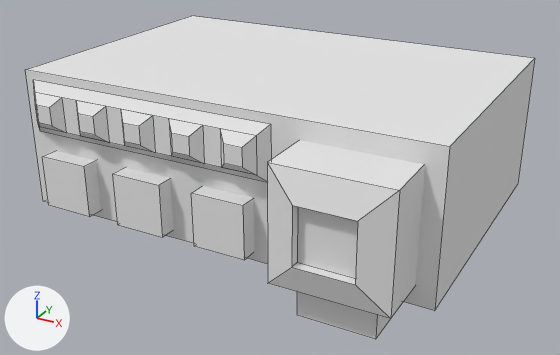
A saved change to the OBJ model mccore/src/main/resources/assets/ivv/objmodels/parts/radiocopradio.obj.
Both versions are drawn from a 50 mm camera at (0.317, -0.588, 0.308) aimed at (0.012, -0.033, 0.031). Lighting does not change. The marker at lower left points along +X, +Y and +Z. Mesh edges are drawn as thin lines. Where no turn or scale is listed for an object, it has been applied to the vertices.

Before the edit, the objects in view are built like this:
```python
ob_cube = bpy.data.objects.new('cube', me_cube)
ob_cube.location = (0.0, 0.0, 0.0)
ob_knob1 = bpy.data.objects.new('knob1', me_knob1)
ob_knob1.location = (0.0, 0.0, 0.0)
ob_knob2 = bpy.data.objects.new('knob2', me_knob2)
ob_knob2.location = (0.0, 0.0, 0.0)
ob_knob3 = bpy.data.objects.new('knob3', me_knob3)
ob_knob3.location = (0.0, 0.0, 0.0)
ob_led1 = bpy.data.objects.new('led1', me_led1)
ob_led1.location = (0.0, 0.0, 0.0)
ob_led2 = bpy.data.objects.new('led2', me_led2)
ob_led2.location = (0.0, 0.0, 0.0)
ob_led3 = bpy.data.objects.new('led3', me_led3)
ob_led3.location = (0.0, 0.0, 0.0)
ob_led4 = bpy.data.objects.new('led4', me_led4)
ob_led4.location = (0.0, 0.0, 0.0)
ob_ledbar = bpy.data.objects.new('ledbar', me_ledbar)
ob_ledbar.location = (0.0, 0.0, 0.0)
# also in view: 'thing' at (0.125, -0.129, 0.047); 'led5' at (0.031, -0.137, 0.094)
```
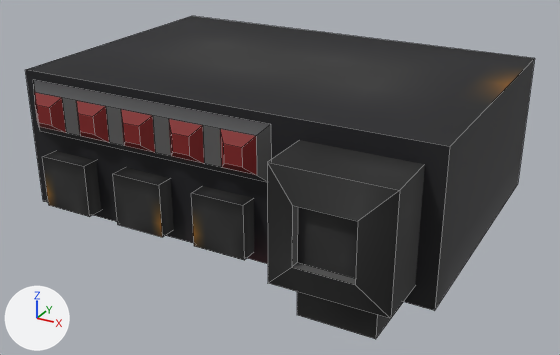
The newer file is also turned or shifted as a whole; pictures and numbers use the older file's frame.

Pixel boxes (x1, y1, x2, y2) of what changed, in the pictures (560 x 355 px):
'cube', recoloured (white to black)
    both: (25, 16, 535, 311)
'thing', recoloured (grey to black)
    both: (267, 140, 425, 339)
'ledbar', recoloured (white to grey)
    both: (33, 80, 271, 182)
'knob3', recoloured (grey to black)
    both: (191, 186, 254, 260)
'knob2', recoloured (grey to black)
    both: (113, 168, 174, 237)
'knob1', recoloured (grey to black)
    both: (42, 151, 101, 217)
'led5', recoloured (grey to brown)
    both: (220, 129, 257, 175)
'led4', recoloured (white to brown)
    both: (169, 119, 204, 164)
'led3', recoloured (white to brown)
    both: (121, 109, 155, 153)
'led2', recoloured (grey to brown)
    both: (76, 101, 109, 142)
'led1', recoloured (grey to brown)
    both: (34, 92, 66, 133)

The change in detail:
Picture 'radiocopradio.png' (img_radiocopradio_png) is new.
Material 'm_0.001' (mat_m_0_001) is new.
Its texture is img_radiocopradio_png.
Its roughness is 0.69.
me_cube has 8 vertices, 6 faces and spans x -0.188..0.188, y -0.125..0.125, z 0.0..0.125.
me_cube no longer uses material mat_m_0 (white #e7e7e7).
me_cube now uses material mat_m_0_001 (picture img_radiocopradio_png).
me_knob1 has 8 vertices, 6 faces and spans x -0.1641..-0.1172, y -0.1406..-0.1094, z 0.0078..0.0547.
me_knob1 no longer uses material mat_m_0 (white #e7e7e7).
me_knob1 now uses material mat_m_0_001 (picture img_radiocopradio_png).
me_knob2 has 8 vertices, 6 faces and spans x -0.0859..-0.0391, y -0.1406..-0.1094, z 0.0078..0.0547.
me_knob2 no longer uses material mat_m_0 (white #e7e7e7).
me_knob2 now uses material mat_m_0_001 (picture img_radiocopradio_png).
me_knob3 has 8 vertices, 6 faces and spans x -0.0078..0.0391, y -0.1406..-0.1094, z 0.0078..0.0547.
me_knob3 no longer uses material mat_m_0 (white #e7e7e7).
me_knob3 now uses material mat_m_0_001 (picture img_radiocopradio_png).
me_led1 has 8 vertices, 6 faces and spans x -0.1719..-0.1406, y -0.1406..-0.1328, z 0.0781..0.1094.
me_led1 no longer uses material mat_m_0 (white #e7e7e7).
me_led1 now uses material mat_m_0_001 (picture img_radiocopradio_png).
me_led2 has 8 vertices, 6 faces and spans x -0.125..-0.0938, y -0.1406..-0.1328, z 0.0781..0.1094.
me_led2 no longer uses material mat_m_0 (white #e7e7e7).
me_led2 now uses material mat_m_0_001 (picture img_radiocopradio_png).
me_led3 has 8 vertices, 6 faces and spans x -0.0781..-0.0469, y -0.1406..-0.1328, z 0.0781..0.1094.
me_led3 no longer uses material mat_m_0 (white #e7e7e7).
me_led3 now uses material mat_m_0_001 (picture img_radiocopradio_png).
me_led4 has 8 vertices, 6 faces and spans x -0.0312..0.0, y -0.1406..-0.1328, z 0.0781..0.1094.
me_led4 no longer uses material mat_m_0 (white #e7e7e7).
me_led4 now uses material mat_m_0_001 (picture img_radiocopradio_png).
me_led5 has 8 vertices, 6 faces and spans x 0.0156..0.0469, y -0.1406..-0.1328, z 0.0781..0.1094.
me_led5 no longer uses material mat_m_0 (white #e7e7e7).
me_led5 now uses material mat_m_0_001 (picture img_radiocopradio_png).
me_ledbar has 8 vertices, 6 faces and spans x -0.18..0.055, y -0.133..-0.125, z 0.07..0.117.
me_ledbar no longer uses material mat_m_0 (white #e7e7e7).
me_ledbar now uses material mat_m_0_001 (picture img_radiocopradio_png).
me_thing has 24 vertices, 20 faces and spans x 0.0781..0.1719, y -0.1797..-0.0781, z -0.0156..0.1094.
me_thing no longer uses material mat_m_0 (white #e7e7e7).
me_thing now uses material mat_m_0_001 (picture img_radiocopradio_png).
